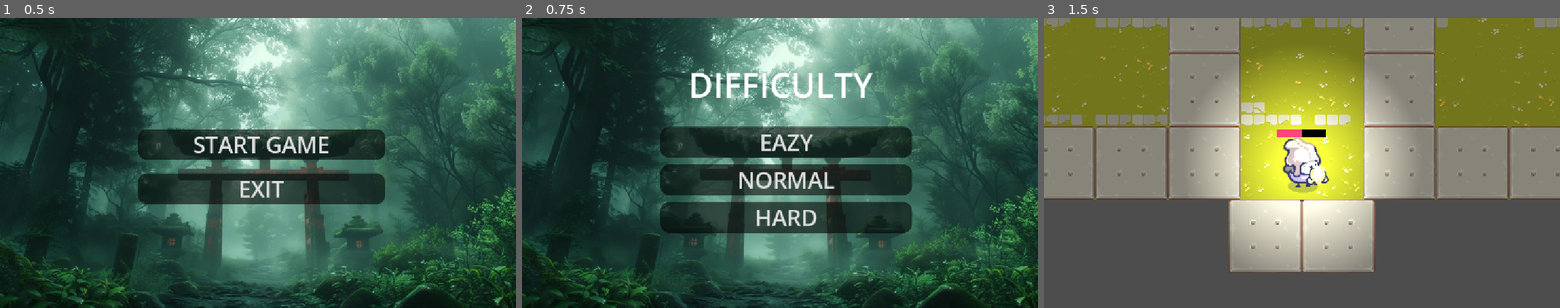
Above: before the commit, frames 1-3 (left to right).
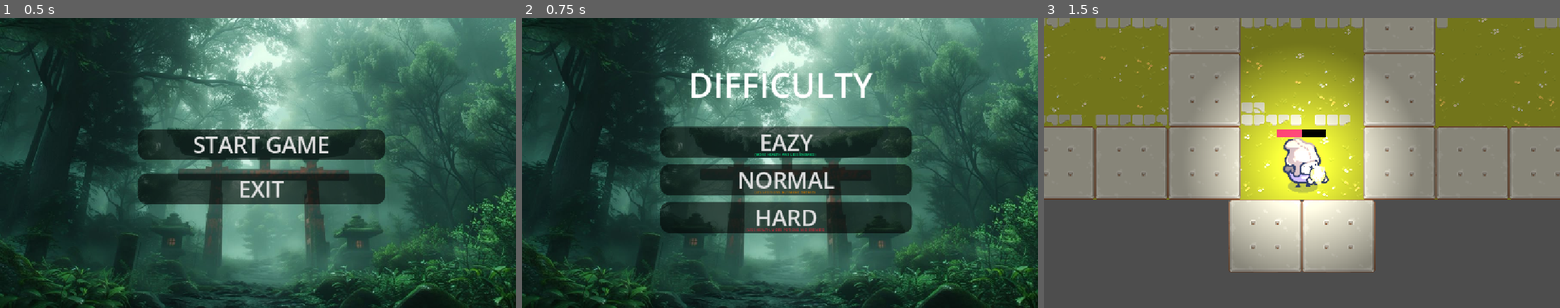
Above: after the commit, the same moments.

Repository: abhimanyuvatsa14/fhg
Game: Godot game, scene res://scenes/main_menu.tscn
The game is run twice, just before and just after one commit, with the same random seed, the same clock (stepped at 60 frames per second) and the same inputs. The project has no main scene, so this scene is started directly.
Inputs:
- Up to frame 1 (0.5 s): no input
- Up to frame 2 (0.75 s): click "START GAME" at 0.5 s
- Up to frame 3 (1.5 s): click "HARD" at 1.25 s

Frame 1 is identical in both runs. In frame 2, 0.3% of the frame differs, in the area x 43-59%, y 46-74%; in frame 3, nothing differs.

Commit message:
Update main_menu_2new.tscn

Diff:
--- a/scenes/main_menu_2new.tscn
+++ b/scenes/main_menu_2new.tscn
@@ -6,6 +6,41 @@
 [node name="main menu 2" unique_id=1671511038 instance=ExtResource("1_hy767")]
 script = ExtResource("2_egqgv")
 
+[node name="Label" type="Label" parent="VBoxContainer/eazy" parent_id_path=PackedInt32Array(104284204) index="0" unique_id=1730533555]
+layout_mode = 0
+offset_left = 210.0
+offset_top = 56.0
+offset_right = 347.0
+offset_bottom = 79.0
+theme_override_colors/font_color = Color(2.5990605e-06, 0.901609, 0.5188234, 1)
+theme_override_font_sizes/font_size = 8
+text = "(MORE HEALTH AND LESS ENEMIES)"
+
+[node name="Label" type="Label" parent="VBoxContainer/normal" parent_id_path=PackedInt32Array(575954393) index="0" unique_id=1673952211]
+layout_mode = 0
+offset_left = 210.0
+offset_top = 56.0
+offset_right = 347.0
+offset_bottom = 79.0
+theme_override_colors/font_color = Color(0.7647059, 0.45490196, 0, 1)
+theme_override_font_sizes/font_size = 8
+text = "(LESS POTIONS BUT MORE ENEMIES"
+
+[node name="hard" parent="VBoxContainer" parent_id_path=PackedInt32Array(1911712512) index="2" unique_id=790108185]
+text = "HARD
+
+"
+
+[node name="Label" type="Label" parent="VBoxContainer/hard" index="0" unique_id=603946865]
+layout_mode = 0
+offset_left = 191.0
+offset_top = 56.0
+offset_right = 367.0
+offset_bottom = 79.0
+theme_override_colors/font_color = Color(0.8018113, 0.15662321, 0.2271044, 1)
+theme_override_font_sizes/font_size = 8
+text = "(LESS HEALTH, MORE POTIONS AND ENEMIES)"
+
 [connection signal="pressed" from="VBoxContainer/eazy" to="." method="_on_eazy_pressed"]
 [connection signal="pressed" from="VBoxContainer/normal" to="." method="_on_normal_pressed"]
 [connection signal="pressed" from="VBoxContainer/hard" to="." method="_on_hard_pressed"]
